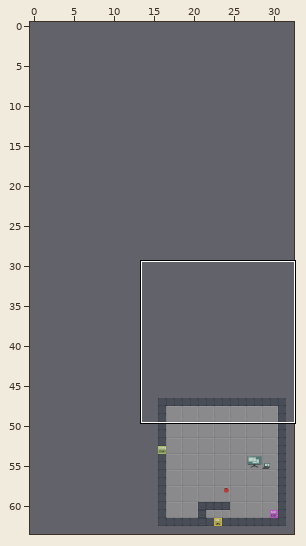
Level history. Tiled map: main.tmx. Above: a wide view before the commit, with the close-up outlined.
Close-up. First the earlier version:
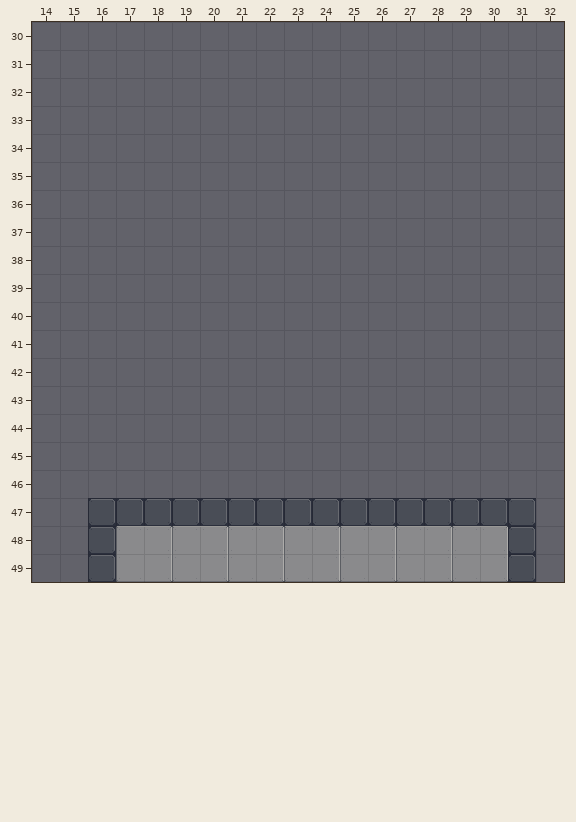
Cells are 32x32 px. Shown: x 14..32, y 30..49. The commit also changed other parts of the map, which this record leaves out. The old version is drawn lined up with the new one.
After the commit:
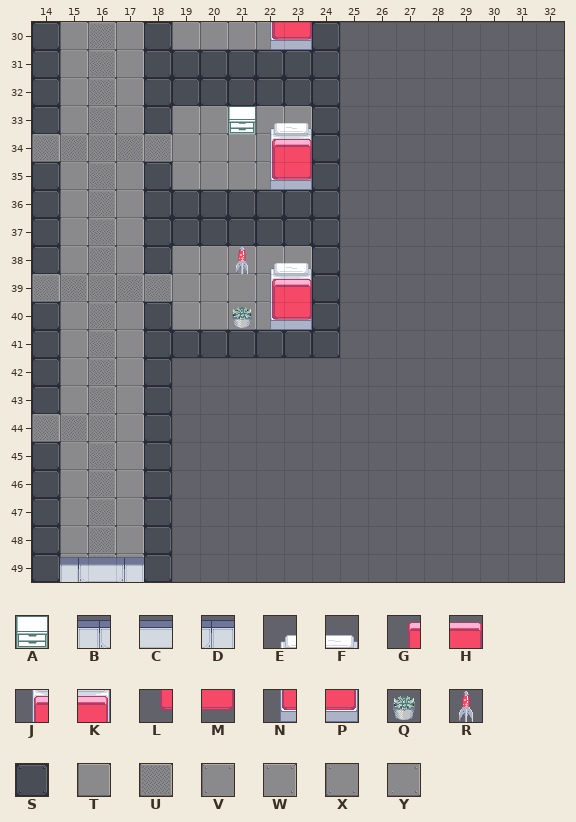
Key: from "common_stuff": A 69, B 105, C 106, D 107, E 194, F 195, G 224, H 225, J 226, K 227, L 256, M 257, N 258, P 259; from "ne-mo_stuff": Q 37, R 68; from "rc3-mullana-floor-wall": S 0, T 16, U 21, V 22, W 23, X 38, Y 39.
_ is an empty cell.
Tiles of an added or newly shown layer are drawn over the layers below it.
What changed:
map size 16x16 -> 32x64 cells (old content now starts at 16,47; both pictures use the new coordinates)
Layer "floor0":
y 30: x 15..17 ___ -> TUT; x 19..22 ____ -> TTTT
y 31..32: x 15..17 ___ -> TUT
y 33: x 15..17 ___ -> TUT; x 19..20 __ -> TT; x 22..23 __ -> TT
y 34: x 14..22 _________ -> UUUUUTTTT
y 35: x 15..17 ___ -> TUT; x 19..22 ____ -> TTTT
y 36..37: x 15..17 ___ -> TUT
y 38: x 15..17 ___ -> TUT; x 19..23 _____ -> TTTTT
y 39: x 14..22 _________ -> UUUUUTTTT
y 40: x 15..17 ___ -> TUT; x 19..22 ____ -> TTTT
y 41..43: x 15..17 ___ -> TUT
y 44: x 14..17 ____ -> UUUT
y 45..47: x 15..17 ___ -> TUT
y 48: x 15..30 __VWVWVWVWVWVWVW -> TUT_____________
y 49: x 15..30 __XYXYXYXYXYXYXY -> TUT_____________
Layer "walls0":
y 30: x 14 _ -> S; x 18 _ -> S; x 24 _ -> S
y 31..32: x 14 _ -> S; x 18..24 _______ -> SSSSSSS
y 33: x 14 _ -> S; x 18 _ -> S; x 24 _ -> S
y 34: x 24 _ -> S
y 35: x 14 _ -> S; x 18 _ -> S; x 24 _ -> S
y 36..37: x 14 _ -> S; x 18..24 _______ -> SSSSSSS
y 38: x 14 _ -> S; x 18 _ -> S; x 24 _ -> S
y 39: x 24 _ -> S
y 40: x 14 _ -> S; x 18 _ -> S; x 24 _ -> S
y 41: x 14 _ -> S; x 18..24 _______ -> SSSSSSS
y 42..43: x 14 _ -> S; x 18 _ -> S
y 44: x 18 _ -> S
y 45..46: x 14 _ -> S; x 18 _ -> S
y 47: x 14 _ -> S; x 16..17 SS -> __; x 19..31 SSSSSSSSSSSSS -> _____________
y 48..49: x 14 _ -> S; x 16 S -> _; x 18 _ -> S; x 31 S -> _
Layer "objects_below":
y 30: x 22..23 __ -> NP
y 33: x 21..23 ___ -> AEF
y 34: x 22..23 __ -> JK
y 35: x 22..23 __ -> NP
y 38: x 21..23 ___ -> REF
y 39: x 22..23 __ -> JK
y 40: x 21..23 ___ -> QNP
Layer "doors" (added):
y 49: x 15..17 ___ -> BCD
Layer "objects0_over" (added):
y 30: x 22..23 __ -> LM
y 34: x 22..23 __ -> GH
y 35: x 22..23 __ -> LM
y 39: x 22..23 __ -> GH
y 40: x 22..23 __ -> LM
